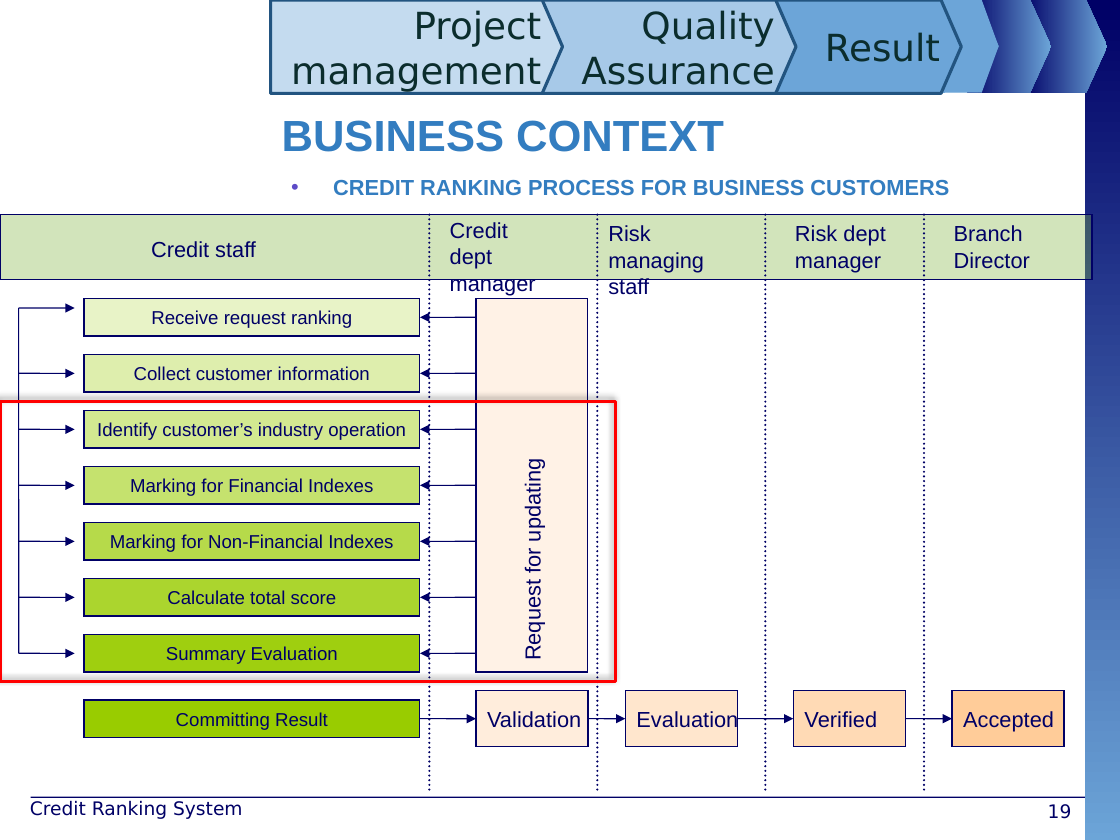
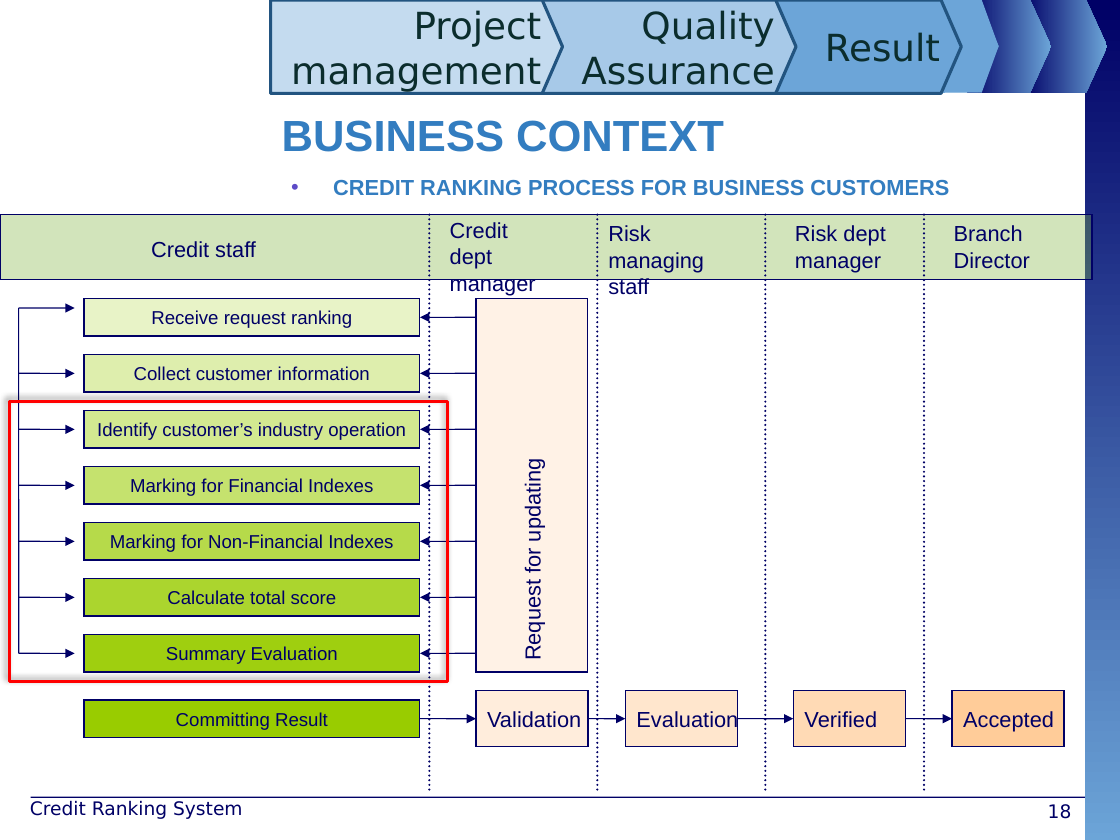
Before and after one commit to maily89/fbdm, a slide deck: slide 18 of Deliverables/FBD - slide.pptx (slide 19 before the commit). Drawn at 1120x840 pixels with LibreOffice and Linux fonts; fonts in the diff are those of the drawing; background and template pictures are left out. Boxes give left, top, right and bottom in pixels: in the first picture for what was removed or moved away, otherwise in the second. Text is boxed around its words. In the diff, an @@ line names an element or a change of style, - is before the commit and + after.

```diff
--- a/Deliverables/FBD - slide.pptx
+++ b/Deliverables/FBD - slide.pptx
@@ rectangle: place and size @@
-rectangle at (0,401,616,681)
+rectangle at (9,401,448,681)
@@ page number at (1048,804,1072,819): text changed @@
-19
+18
```
Also in this commit, not shown: 10 other slides changed, 1 slide removed.
